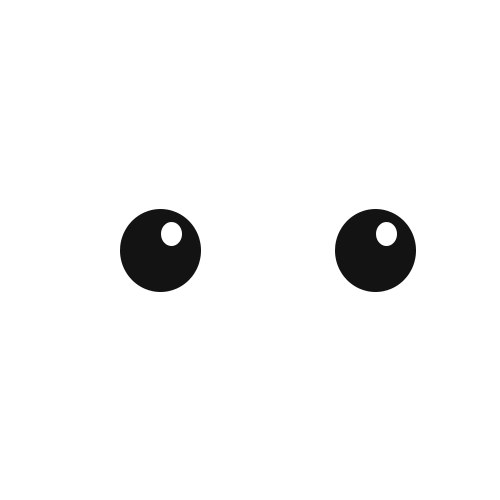
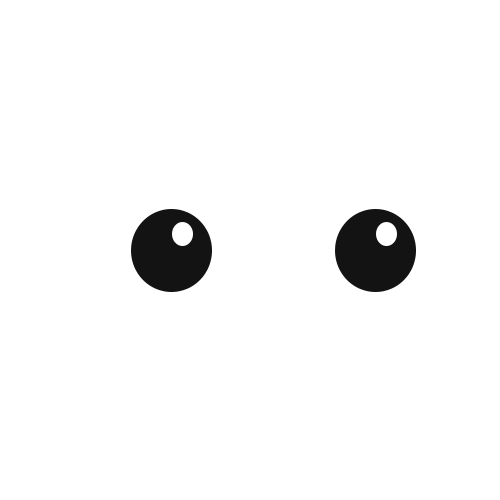
Layer changes from the first 500×500 image to the second:
painted on "White Pupil Left" over (x1=161, y1=222, x2=193, y2=246)
painted on "Black Pupil Left" over (x1=120, y1=209, x2=212, y2=292)
painted on "White Eye Left" over (x1=120, y1=209, x2=212, y2=292)
